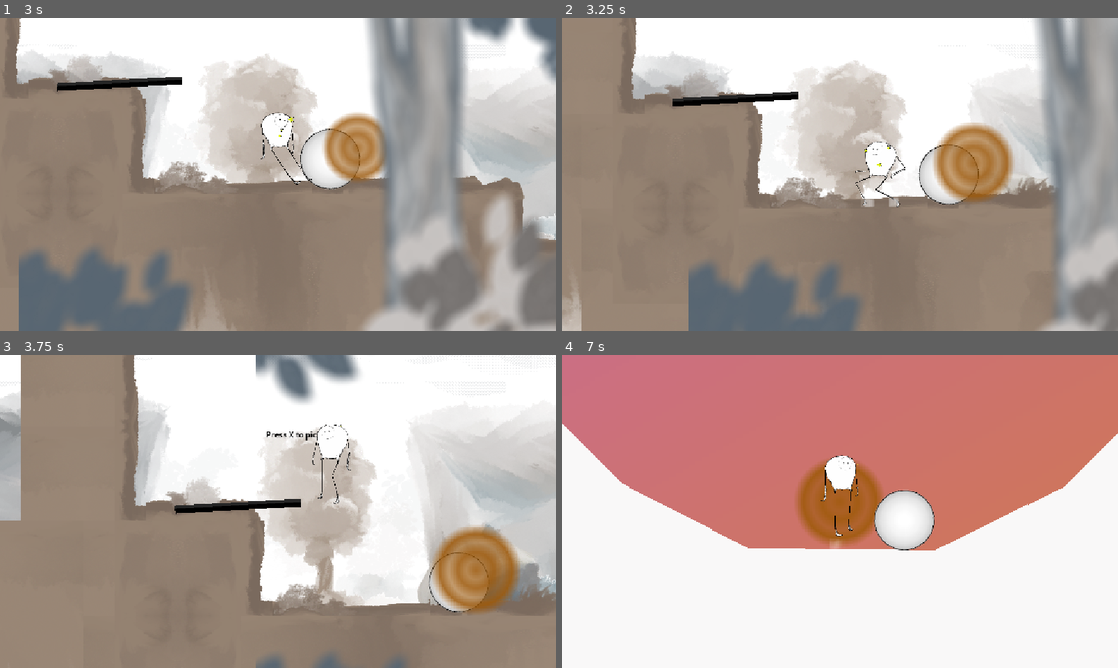
Above: before the commit, frames 1-4 (two rows, left to right).
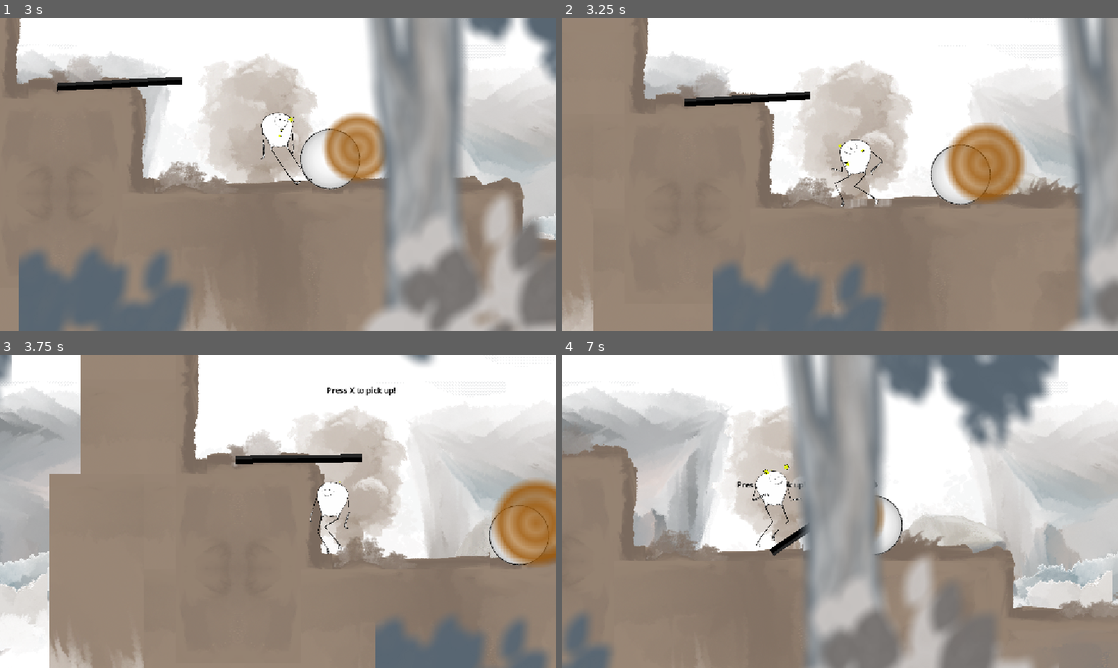
Above: after the commit, the same moments.

Repository: markguinn/wheel-of-worlds
Game: Godot game, scene res://main.tscn
The game is run twice, just before and just after one commit, with the same random seed, the same clock (stepped at 60 frames per second) and the same inputs.
Inputs (mouse positions are in pixels of both pictures, inside the frame that each line leads up to):
- Up to frame 1 (3 s): click "Level 1" at 0.5 s; tap Enter (interact) at 1.25 s; move the mouse to (400, 158) at 1.27 s; hold Right (right) 1.28-2 s; hold Space (jump) 1.28-2 s; tap F at 1.35 s; click (400, 158) at 1.42 s; drag from (166, 190) to (350, 140) at 2.02 s; move the mouse to (333, 105) at 2.77 s; hold Left (left) from 2.78 s (still down); hold Enter (interact) from 2.78 s (still down)
- Up to frame 2 (3.25 s): keep holding Left (left); keep holding Enter (interact); tap Space (jump) at 3.05 s
- Up to frame 3 (3.75 s): release Left (left) at 3.5 s; release Enter (interact) at 3.5 s; tap X at 3.5 s; drag from (250, 574) to (450, 511) at 3.52 s
- Up to frame 4 (7 s): tap X every 0.75 s from 4.25 to 6.5 s; move the mouse to (1006, 558) at 4.27 s; hold Right (right) 4.28-5 s; hold Space (jump) 4.28-5 s; tap 0 at 4.35 s; drag from (673, 464) to (756, 433) at 5.02 s; move the mouse to (867, 511) at 5.77 s; hold Right (right) 5.78-6.5 s; hold Space (jump) 5.78-6.5 s; tap 8 at 5.85 s; click (867, 511) at 5.92 s; drag from (756, 433) to (840, 495) at 6.52 s

Frame 1 is identical in both runs. In frame 2, 19% of the frame differs, in the area x 0-100%, y 0-100%; in frame 3, 44%; in frame 4, 98%.

Commit message:
Buffer jumps during landing animation and "fast mode" to make testing easier

Diff:
--- a/actors/player/player.gd
+++ b/actors/player/player.gd
@@ -4,7 +4,7 @@
 signal did_pick_up(prop: Node2D)
 signal did_put_down(prop: Node2D)
 
-
+const AVG_WINDOW_MS = 50.0 # NOTE: this isn't _really_ milliseconds.
 const COYOTE_TIME_MS = 100
 
 @export var holding_hand: Node2D
@@ -19,6 +19,8 @@
 var is_holding_prop: Node2D = null
 var active_grab_box: GrabBox = null
 var start_pos: Vector2
+var avg_recent_velocity := Vector2.ZERO
+
 
 @onready var state_machine: StateMachine = $StateMachine
 @onready var anim_player: AnimationPlayer = $AnimationPlayer
@@ -63,6 +65,7 @@
 		dust_particles_r.emitting = true
 
 
+var _dev_walk_speeds := {}
 func _input(event: InputEvent) -> void:
 	if event.is_action_pressed("jump") and can_jump():
 		state_machine.transition_by_name("Jump")
@@ -77,8 +80,28 @@
 			state_machine.transition_by_name.call_deferred("Ragdoll")
 			get_viewport().set_input_as_handled()
 
+	if GameManager.DEV_MODE and event is InputEventKey and event.pressed and not event.is_echo():
+		match event.physical_keycode:
+			KEY_F:
+				for s in state_machine.get_states():
+					if is_zero_approx(_dev_walk_speeds.get(s.name, 0.0)):
+						_dev_walk_speeds[s.name] = s.horizontal_speed
+						s.horizontal_speed = 1000.0
+					else:
+						s.horizontal_speed = _dev_walk_speeds.get(s.name, 0.0)
+						_dev_walk_speeds[s.name] = 0.0
+				var jump := state_machine.get_state("Jump")
+				for k in ["jump_strength", "carrying_jump_strength"]:
+					if is_zero_approx(_dev_walk_speeds.get(k, 0.0)):
+						_dev_walk_speeds[k] = jump.get(k)
+						jump.set(k, 1800.0)
+					else:
+						jump.set(k, _dev_walk_speeds[k])
+						_dev_walk_speeds[k] = 0.0
+
 
 func _process(delta: float) -> void:
+	_update_avg_recent_velocity(delta)
 	if is_on_floor():
 		last_floor_touch = GameManager.now_ms()
 	if is_holding_prop:
@@ -86,6 +109,12 @@
 	elif velocity != Vector2.ZERO:
 		Activator.update_active_candidate()
 
+
+func _update_avg_recent_velocity(delta: float) -> void:
+	var delta_ms := delta * 1000.0
+	var idelta_ms := AVG_WINDOW_MS - delta_ms
+	avg_recent_velocity.x = (avg_recent_velocity.x * idelta_ms + velocity.x * delta_ms) / AVG_WINDOW_MS
+	avg_recent_velocity.y = (avg_recent_velocity.y * idelta_ms + velocity.y * delta_ms) / AVG_WINDOW_MS
 
 # TODO: trigger a pickup animation?
 func pick_up_prop(target_node: Node2D, grab_box: GrabBox) -> bool:
--- a/actors/player/states/player_fall.gd
+++ b/actors/player/states/player_fall.gd
@@ -33,7 +33,7 @@
 	if player.ground_detector.is_colliding():
 		player.puff_left_dust(LANDING_DUST_SCALE)
 		player.puff_right_dust(LANDING_DUST_SCALE)
-	if to_state.name != "Ragdoll":
+	if to_state.name != "Ragdoll" and absf(player.avg_recent_velocity.y) > 100.0:
 		if player.is_holding_prop:
 			player.anim_player.play("land_while_carrying", 0.1)
 		else:
--- a/actors/player/states/player_jump.gd
+++ b/actors/player/states/player_jump.gd
@@ -1,14 +1,16 @@
 class_name PlayerJumpState
 extends PlayerState
 
-const JUMP_STRENGTH = 900.0
-const CARRYING_JUMP_STRENGTH = 600.0
 const WIND_UP_TIME = 0.34
 const RAGDOLL_SECONDS = 0.2
 
 
+@export var jump_strength := 900.0
+@export var carrying_jump_string := 600.0
+
+
 func _entered(from_state: StateNode) -> void:
-	if from_state.name == "Ragdoll" or from_state.name == "Fall":
+	if from_state.name == "Ragdoll":
 		return
 
 	if player.is_holding_prop:
@@ -23,9 +25,9 @@
 	horizontal_speed = old_horizontal_speed
 
 	if player.is_holding_prop:
-		player.velocity += -GRAVITY_DIRECTION * CARRYING_JUMP_STRENGTH
+		player.velocity += -GRAVITY_DIRECTION * carrying_jump_string
 	else:
-		player.velocity += -GRAVITY_DIRECTION * JUMP_STRENGTH
+		player.velocity += -GRAVITY_DIRECTION * jump_strength
 
 
 func _process(delta: float) -> void:
@@ -33,4 +35,4 @@
 	# If they let up on the jump button early we want to end the jump a little
 	# earlier so we slow them down gently but not immediately
 	if not Input.is_action_pressed("jump"):
-		player.velocity.y = move_toward(player.velocity.y, 0.0, JUMP_STRENGTH * delta * 1.5)
+		player.velocity.y = move_toward(player.velocity.y, 0.0, jump_strength * delta * 1.5)
--- a/actors/portal/portal.gd
+++ b/actors/portal/portal.gd
@@ -16,6 +16,7 @@
 
 @onready var activator: Activator = $Activator
 @onready var orb_detector: Area2D = $OrbDetector
+
 
 func _ready() -> void:
 	activator.activated.connect(_on_activated)
--- a/common/state_machine/state_machine.gd
+++ b/common/state_machine/state_machine.gd
@@ -13,7 +13,7 @@
 
 var states: Array[StateNode] = []
 var active_state: StateNode
-
+var next_state: StateNode
 
 func _ready() -> void:
 	if not target:
@@ -55,8 +55,12 @@
 		return false
 
 
-func transition(next_state: StateNode) -> bool:
+func transition(immediate_next_state: StateNode) -> bool:
 	var cur_name := get_active()
+	next_state = immediate_next_state
+	if active_state and active_state.transitioning_out:
+		Log.debug(self, "queueing state change to", next_state.name, "during transition")
+		return true
 	if can_transition(active_state, next_state):
 		var prev_state := active_state
 		if prev_state:
@@ -88,11 +92,6 @@
 	if from_state:
 		if not from_state.can_transition_to(to_state):
 			return false
-		# TODO: this feels bad. we should buffer the input
-		# or queue up the change so inputs don't just get
-		# lost. especially repeat jumps
-		if from_state.transitioning_out:
-			return false
 	return to_state.can_enter(from_state)
 
 
--- a/log.gd
+++ b/log.gd
@@ -7,7 +7,7 @@
 const EMPTY = []
 
 const HEADER_FORMAT = "[%s] %8d %s:"
-const DEFAULT_LEVEL = DEBUG
+const DEFAULT_LEVEL = INFO
 
 const LABELS = {
 	DEBUG: "D",
@@ -20,14 +20,15 @@
 # Feel free to add any component here that's too noisy or that we might want more output
 # from during development. What's listed here will be the minimum level that gets through
 const levels = {
-	"AudioManager": INFO,
-	"FishMonster": INFO,
-	"FishPatrollingState": INFO,
-	"GameManager": INFO,
-	"PlayerRagdollState": INFO,
-	"Portal": INFO,
-	"StateMachine": INFO,
-	"StateManager": INFO,
+	#"AudioManager": INFO,
+	#"FishMonster": INFO,
+	#"FishPatrollingState": INFO,
+	#"GameManager": INFO,
+	"Player": DEBUG,
+	#"PlayerRagdollState": INFO,
+	#"Portal": INFO,
+	#"StateMachine": DEBUG,
+	#"StateManager": INFO,
 }
 
 
@@ -61,19 +62,21 @@
 
 
 func _convert_and_join(a: Array[Variant]) -> String:
-	return " ".join(a.map(func(v): str(v)))
+	return " ".join(a.map(func(v): return str(v)))
 
 
 func error(source: Variant, ...args) -> void:
 	var output = _format(source, WARNING, args)
 	if output:
-		push_error(output)
+		push_error(_convert_and_join(output))
+		prints.callv(output)
 
 
 func warn(source: Variant, ...args) -> void:
 	var output = _format(source, WARNING, args)
 	if output:
-		push_warning(output)
+		push_warning(_convert_and_join(output))
+		prints.callv(output)
 
 
 func info(source: Variant, ...args) -> void:
